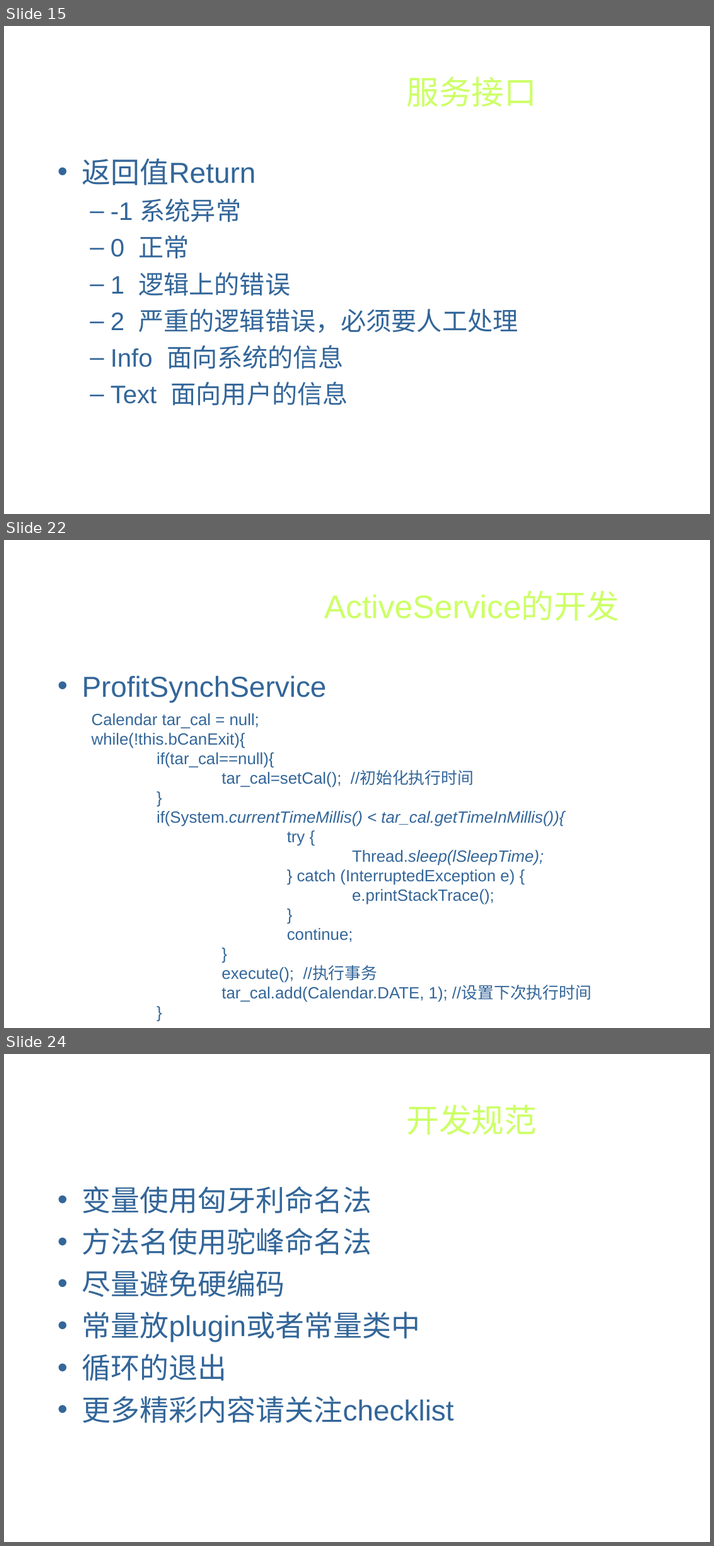
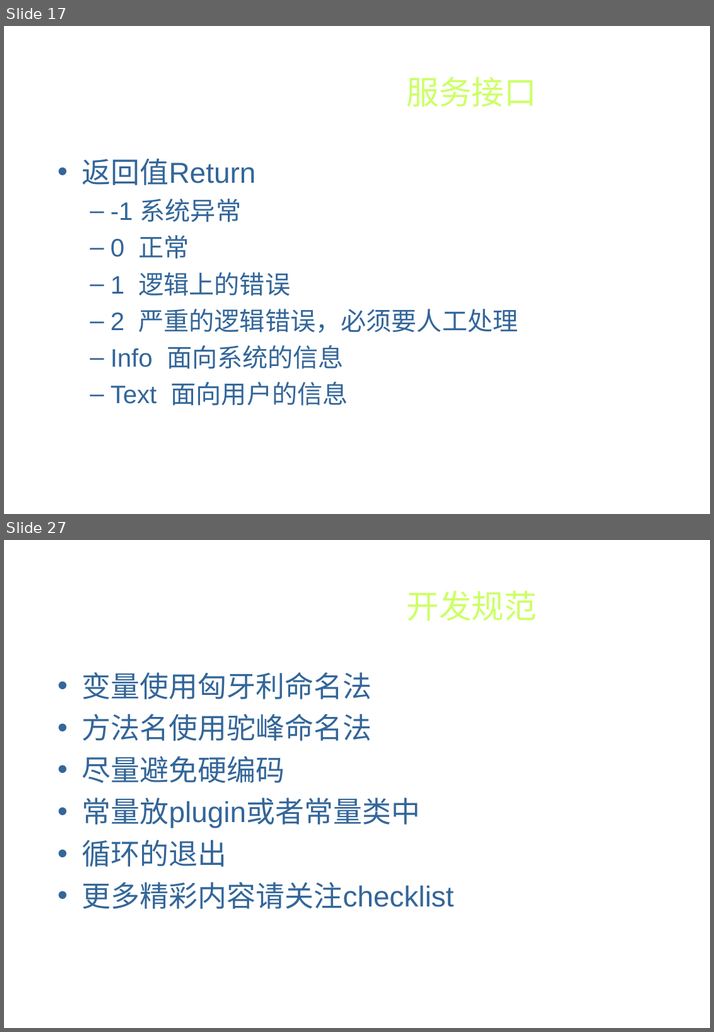
Before and after one commit to xiaowenzigege/CDO, a slide deck: CDODesign/Design/architecture/CDO服务插件开发.ppt. Shown one above the other, each under a label of ours: slides 15, 22 and 24 before the commit, slides 17 and 27 after it; the slides between them are not shown. The pictures are 714x1546 and 714x1032 pixels, drawn with LibreOffice and Linux fonts; fonts in the diff are those of the drawing; background and template pictures are left out. Boxes give left, top, right and bottom in pixels: in the first picture for what was removed or moved away, otherwise in the second. Text is boxed around its words. In the diff, an @@ line names an element or a change of style, - is before the commit and + after.

```diff
--- a/CDODesign/Design/architecture/CDO服务插件开发.ppt
+++ b/CDODesign/Design/architecture/CDO服务插件开发.ppt
@@ slide 22 removed at bbox=[4, 540, 710, 1028], background picture (left out) @@
@@ title removed at bbox=[324, 592, 619, 621] @@
-ActiveService的开发
@@ text removed at bbox=[82, 675, 327, 702] @@
-• ProfitSynchService
@@ text removed at bbox=[92, 713, 591, 1002] @@
-Calendar tar_cal = null;
-while(!this.bCanExit){
-if(tar_cal==null){
-tar_cal=setCal(); //初始化执行时间
-}
-if(System.currentTimeMillis() < tar_cal.getTimeInMillis()){
-    try {
-    Thread.sleep(lSleepTime);
-    } catch (InterruptedException e) {
-    e.printStackTrace();
-    }
-    continue;
-}
-execute(); //执行事务
-tar_cal.add(Calendar.DATE, 1); //设置下次执行时间
-}
@@ what was slide 15 is now slide 17 @@
@@ what was slide 24 is now slide 27 @@
```
Also in this commit, not shown: 11 slides changed, 9 slides added, 5 other slides removed, 1 other file.
